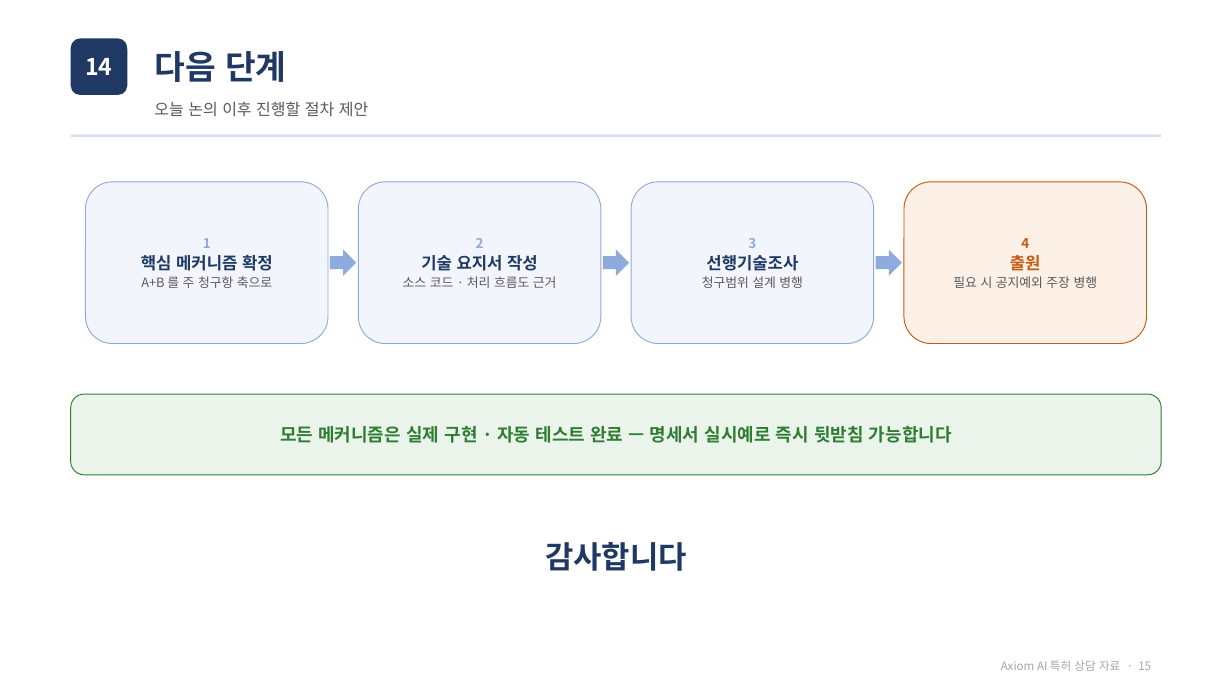
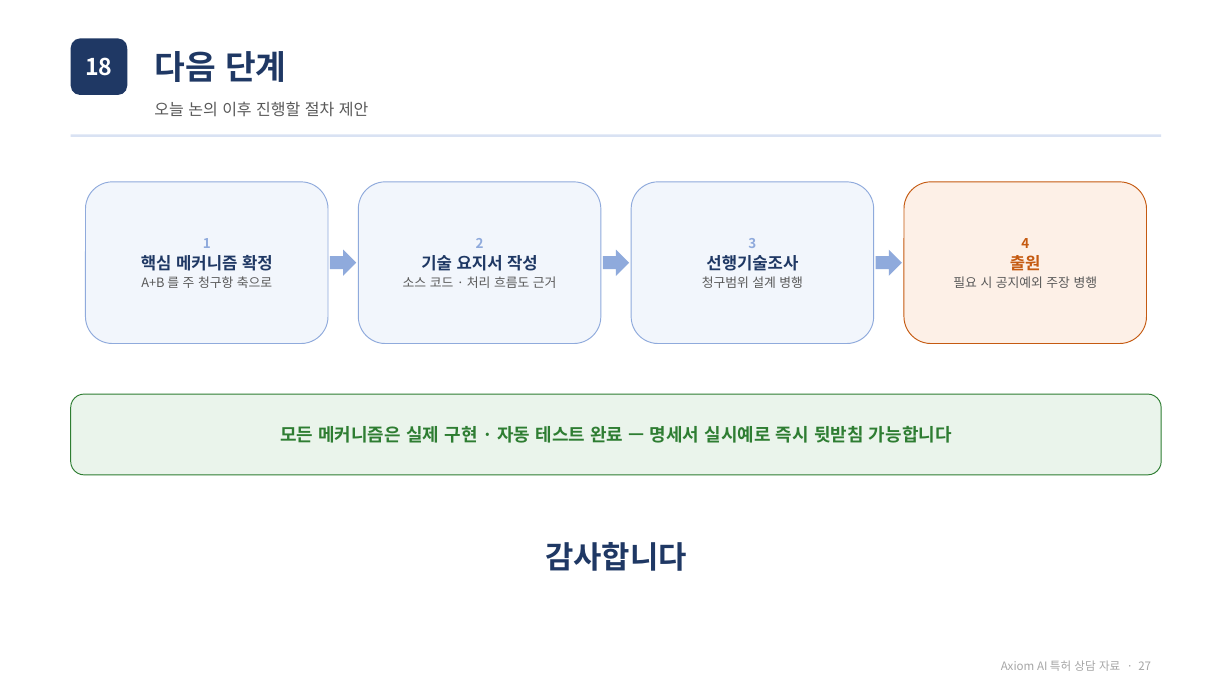
Before and after one commit to axiom-redsky/axiom-ai-vsix, a slide deck: slide 27 of docs/Axiom-AI-특허출원-미팅자료.pptx (slide 15 before the commit). Drawn at 1232x693 pixels with LibreOffice and Linux fonts; fonts in the diff are those of the drawing. Boxes give left, top, right and bottom in pixels: in the first picture for what was removed or moved away, otherwise in the second. Text is boxed around its words. In the diff, an @@ line names an element or a change of style, - is before the commit and + after.

Commit message:
특허자료 추가

```diff
--- a/docs/Axiom-AI-특허출원-미팅자료.pptx
+++ b/docs/Axiom-AI-특허출원-미팅자료.pptx
@@ text in rounded rectangle at [85,57,112,76]: text changed @@
-14
+18
@@ text at [1001,660,1151,671]: text changed @@
-Axiom AI 특허 상담 자료 · 15
+Axiom AI 특허 상담 자료 · 27
```
Also in this commit, not shown: 13 other slides changed, 12 slides added, 10 other files.
